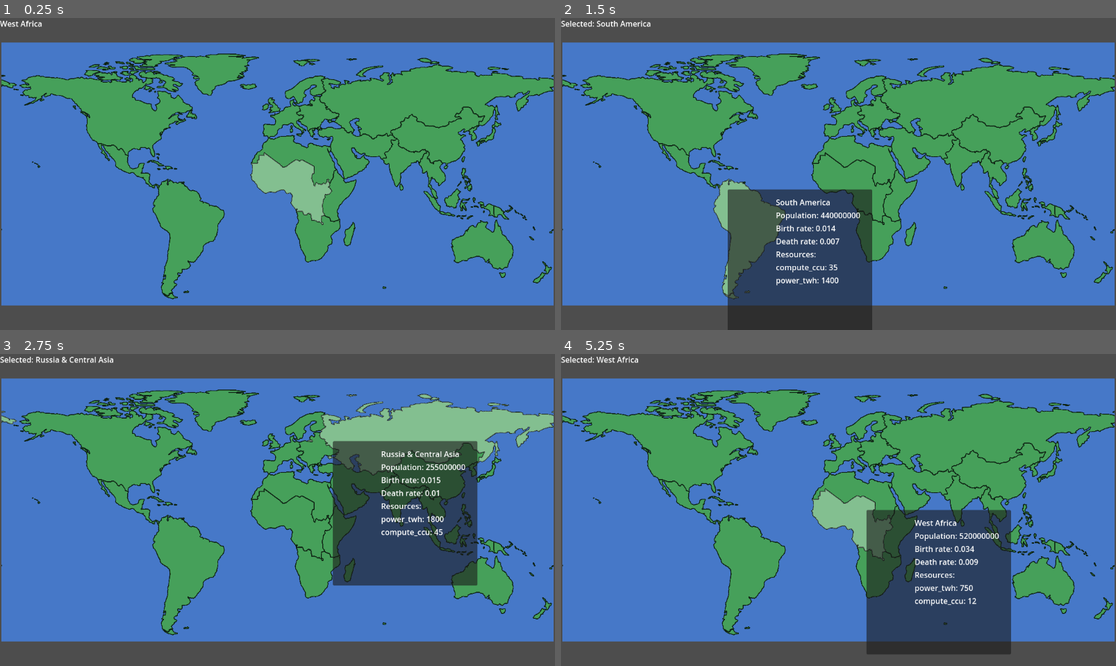
Above: before the commit, frames 1-4 (two rows, left to right).
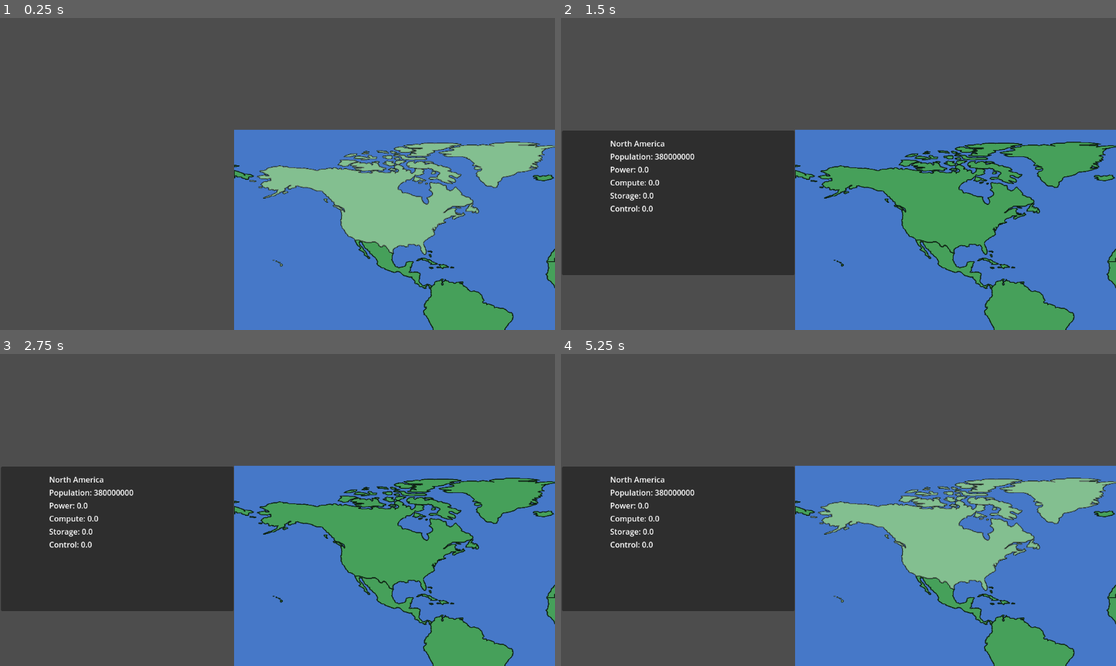
Above: after the commit, the same moments.

Repository: ChrisKnowles1987/Clippy
Game: Godot game, scene res://scenes/main.tscn
Same seed, same stepped clock (60 frames per second), same inputs: the game is played once before the commit and once after it.
Inputs (mouse positions are in pixels of both pictures, inside the frame that each line leads up to):
- Up to frame 1 (0.25 s): no input
- Up to frame 2 (1.5 s): tap Enter at 0.5 s; move the mouse to (960, 158) at 0.52 s; click (960, 158) at 0.67 s; tap Space at 1.25 s; move the mouse to (727, 189) at 1.27 s; click (727, 189) at 1.42 s
- Up to frame 3 (2.75 s): tap Enter at 2 s; move the mouse to (333, 441) at 2.02 s; click (333, 441) at 2.17 s
- Up to frame 4 (5.25 s): tap Space at 2.75, 4.25 s; move the mouse to (810, 572) at 2.77 s; click (810, 572) at 2.92 s; tap Enter at 3.5 s; move the mouse to (1005, 556) at 3.52 s; click (1005, 556) at 3.67 s; move the mouse to (672, 463) at 4.27 s; click (672, 463) at 4.42 s; move the mouse to (866, 510) at 5.02 s; click (866, 510) at 5.17 s

The runs differ from the first frame. In frame 1, 72% of the frame differs, in the area x 0-100%, y 0-100%; in frame 2, 76%; in frame 3, 72%; in frame 4, 77%.

Commit message:
move viewspace and remove camera

Diff:
--- a/data/regions/china.tres
+++ b/data/regions/china.tres
@@ -7,9 +7,4 @@
 id = "china"
 display_name = "China"
 population = 1410000000
-birth_rate = 0.007
-death_rate = 0.008
-resources = {
-"compute_ccu": 500,
-"power_twh": 9500
-}
+control = 101.0
--- a/scenes/main.tscn
+++ b/scenes/main.tscn
@@ -13,28 +13,30 @@
 script = ExtResource("1_sugp2")
 
 [node name="WorldMap" type="Sprite2D" parent="MapController"]
+position = Vector2(1203, 530)
+scale = Vector2(0.35, 0.35)
 texture = ExtResource("2_jyhfs")
 
 [node name="HighlightMap" type="Sprite2D" parent="MapController"]
 visible = false
+position = Vector2(1203, 530)
+scale = Vector2(0.35, 0.35)
 texture = ExtResource("3_tbgi4")
 
 [node name="RegionMap" type="Sprite2D" parent="MapController"]
 visible = false
-position = Vector2(1, 1)
+position = Vector2(1203, 530)
+scale = Vector2(0.35, 0.35)
 texture = ExtResource("3_tbgi4")
-
-[node name="Camera2D" type="Camera2D" parent="."]
-zoom = Vector2(0.28, 0.321)
 
 [node name="CanvasLayer" type="CanvasLayer" parent="."]
 
 [node name="RegionPanel" type="Panel" parent="CanvasLayer"]
 custom_minimum_size = Vector2(300, 300)
-offset_left = 141.0
-offset_top = 25.0
-offset_right = 329.0
-offset_bottom = 159.0
+offset_left = 2.0
+offset_top = 234.0
+offset_right = 485.0
+offset_bottom = 534.0
 mouse_filter = 2
 script = ExtResource("4_jyhfs")
 
@@ -45,8 +47,3 @@
 offset_right = 380.0
 offset_bottom = 195.0
 mouse_filter = 2
-
-[node name="RegionLabel" type="Label" parent="CanvasLayer"]
-offset_right = 40.0
-offset_bottom = 23.0
-text = "test"
--- a/scripts/main.gd
+++ b/scripts/main.gd
@@ -10,15 +10,10 @@
 
 
 func _on_region_selected(region_id: String, mouse_position: Vector2):
-	print("REGION CLICKED: ", region_id)
-
 	if region_id == "":
-		region_panel.hide()
 		return
 
 	var path = "res://data/regions/" + region_id + ".tres"
 	var region_data = load(path)
 
-	print("LOADED DATA: ", region_data)
-
-	region_panel.show_region(region_data, mouse_position)
+	region_panel.show_region(region_data)
--- a/scripts/map_controller.gd
+++ b/scripts/map_controller.gd
@@ -1,7 +1,6 @@
 extends Node2D
 
 @onready var region_map = $RegionMap
-@onready var label = $"../CanvasLayer/RegionLabel"
 @onready var highlight_map = $HighlightMap
 @onready var region_panel = $"../CanvasLayer/RegionPanel"
 
@@ -74,7 +73,6 @@
 	print('map controller ready')
 	set_process_input(true)
 	region_image = region_map.texture.get_image()
-	label.text = "Hover a region"
 	highlight_map.visible = false
 	highlight_map.modulate = Color(1, 1, 1, 0.6)
 
@@ -84,11 +82,6 @@
 	if region != hovered_region:
 		hovered_region = region
 		update_highlight(hovered_region)
-
-		if selected_region == "":
-			label.text = hovered_region if hovered_region != "" else "Ocean"
-		else:
-			label.text = "Selected: " + selected_region + "\nHover: " + (hovered_region if hovered_region != "" else "Ocean")
 
 func _input(event):
 	if event is InputEventMouseButton and event.pressed and event.button_index == MOUSE_BUTTON_LEFT:
@@ -100,11 +93,6 @@
 			region_selected.emit(region_id, get_viewport().get_mouse_position())
 		else:
 			region_selected.emit("", get_viewport().get_mouse_position())
-
-		if selected_region == "":
-			label.text = "Selected: Ocean"
-		else:
-			label.text = "Selected: " + selected_region
 
 
 func get_region_under_mouse() -> String:
--- a/scripts/region_data.gd
+++ b/scripts/region_data.gd
@@ -4,6 +4,9 @@
 @export var id: String = ""
 @export var display_name: String = ""
 @export var population: int = 0
-@export var birth_rate: float = 0.0
-@export var death_rate: float = 0.0
-@export var resources: Dictionary = {}
+@export var power: float = 0.0
+@export var compute: float = 0.0
+@export var storage: float= 0.0
+@export var control: float = 0.0:
+	set(value):
+		control = clamp(value, 0.0, 100.0)
--- a/scripts/region_panel.gd
+++ b/scripts/region_panel.gd
@@ -6,23 +6,24 @@
 	mouse_filter = Control.MOUSE_FILTER_IGNORE
 	hide()
 
-func show_region(region_data: RegionData, screen_position: Vector2):
-	print(region_data.display_name)
+func show_region(region_data: RegionData):
 	for child in content.get_children():
-		print("PANEL GOT DATA: ", region_data.display_name)
 		child.queue_free()
+	for property in region_data.get_property_list():
+		if not  property.usage  & PROPERTY_USAGE_SCRIPT_VARIABLE :
+			continue
+		var property_name = String(property.name)
 
-	add_row(region_data.display_name)
-	add_row("Population: " + str(region_data.population))
-	add_row("Birth rate: " + str(region_data.birth_rate))
-	add_row("Death rate: " + str(region_data.death_rate))
+		if property_name == 'id':
+			continue
 
-	add_row("Resources:")
+		var value = region_data.get(property_name)
 
-	for key in region_data.resources:
-		add_row(key + ": " + str(region_data.resources[key]))
+		if property_name == 'display_name':
+			add_row(str(value))
+		else:
+			add_row(property_name.capitalize() + ": " + str(value))
 
-	position = screen_position
 	show()
 
 func add_row(text_value: String):
Not shown, changed: docs/GAME_DESIGN.md
